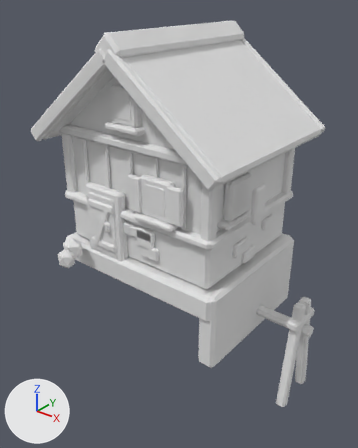
The FBX model assets/Strategy_Kit/Unity/Assets/Vitaria/Models/Colony/Bld_Watermill.fbx: old version first, new version second.
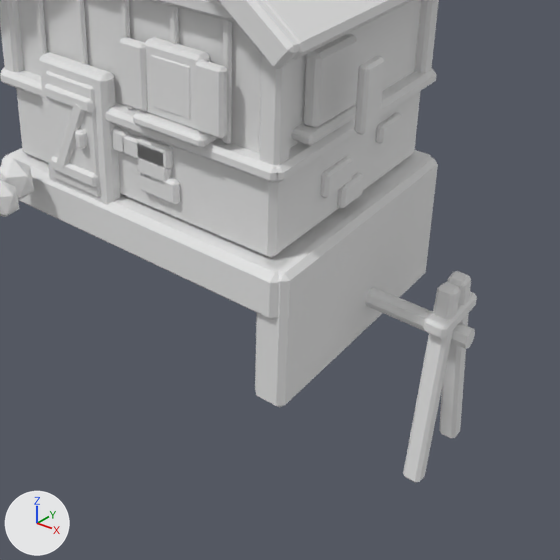
Each version appears first whole from a camera (50 mm lens) standing at (4.93, -6.16, 4.35) and looking at (0.27, -0.33, 0.74), and next in a close-up on the part from 18% to 100% of the width and 35% to 100% of the height. Every picture has the same lights, and +X, +Y and +Z are marked at lower left. The older version's two pictures come first. Where no turn or scale is listed for an object, it has been applied to the vertices.

Objects in the first close-up: 'Bld_Watermill.002'.
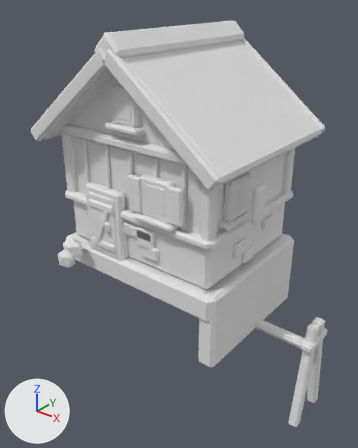
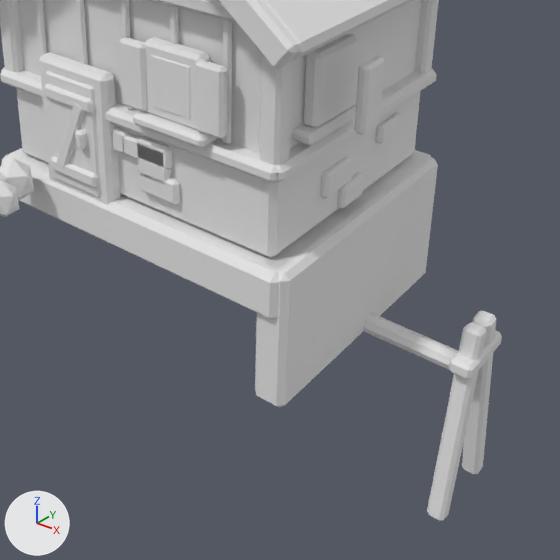
Pixel boxes (x1, y1, x2, y2) of what changed, in the close-ups (560 x 560 px; the box of a moved part takes in the faces that stretch with it):
'Bld_Watermill.002', reshaped
    before: (0, 0, 477, 483)
    after: (0, 0, 502, 521)
part 1 of me_bld_watermill_001, moved or reshaped
    before: (365, 288, 475, 349)
    after: (363, 313, 458, 370)
part 2 of me_bld_watermill_001, moved or reshaped
    before: (403, 282, 461, 483)
    after: (427, 322, 487, 521)
part 3 of me_bld_watermill_001, moved or reshaped
    before: (439, 271, 471, 438)
    after: (462, 310, 496, 474)
part 4 of me_bld_watermill_001, moved or reshaped
    before: (423, 291, 477, 339)
    after: (449, 330, 502, 379)

The change, as a diff of the scene's bpy script:
```diff
--- a/assets/Strategy_Kit/Unity/Assets/Vitaria/Models/Colony/Bld_Watermill.fbx.py
+++ b/assets/Strategy_Kit/Unity/Assets/Vitaria/Models/Colony/Bld_Watermill.fbx.py
@@ me_bld_watermill_001 @@
 # used by ob_bld_watermill_002; location = (0.0, 0.0, 0.0)
-me_bld_watermill_001.from_pydata(...)  # 1812 vertices, 3306 faces; spans x -1.82..2.6, y -1.89..1.55, z -2.02..3.78
+me_bld_watermill_001.from_pydata(...)  # 1812 vertices, 3306 faces; spans x -1.82..2.76, y -1.89..1.55, z -2.3..3.78
+# me_bld_watermill_001 part 1: the loose piece of 16 vertices spanning x 1.35..2.6, y 0.01..0.19, z -0.71..-0.53 is scaled about its middle by (1.06, 1, 1), then moved by (0.04, 0.0, -0.28)
+# me_bld_watermill_001 part 2: the loose piece of 24 vertices spanning x 2.32..2.48, y -0.33..0.09, z -2.02..-0.12 is moved by (0.26, 0.0, -0.28)
+# me_bld_watermill_001 part 3: the loose piece of 24 vertices spanning x 2.32..2.48, y 0.11..0.53, z -2.02..-0.12 is moved by (0.26, 0.0, -0.28)
+# me_bld_watermill_001 part 4: the loose piece of 24 vertices spanning x 2.3..2.5, y -0.21..0.41, z -0.51..-0.37 is moved by (0.26, 0.0, -0.28)
 me_bld_watermill_001.materials.append(mat_vitaria_palette)
```
